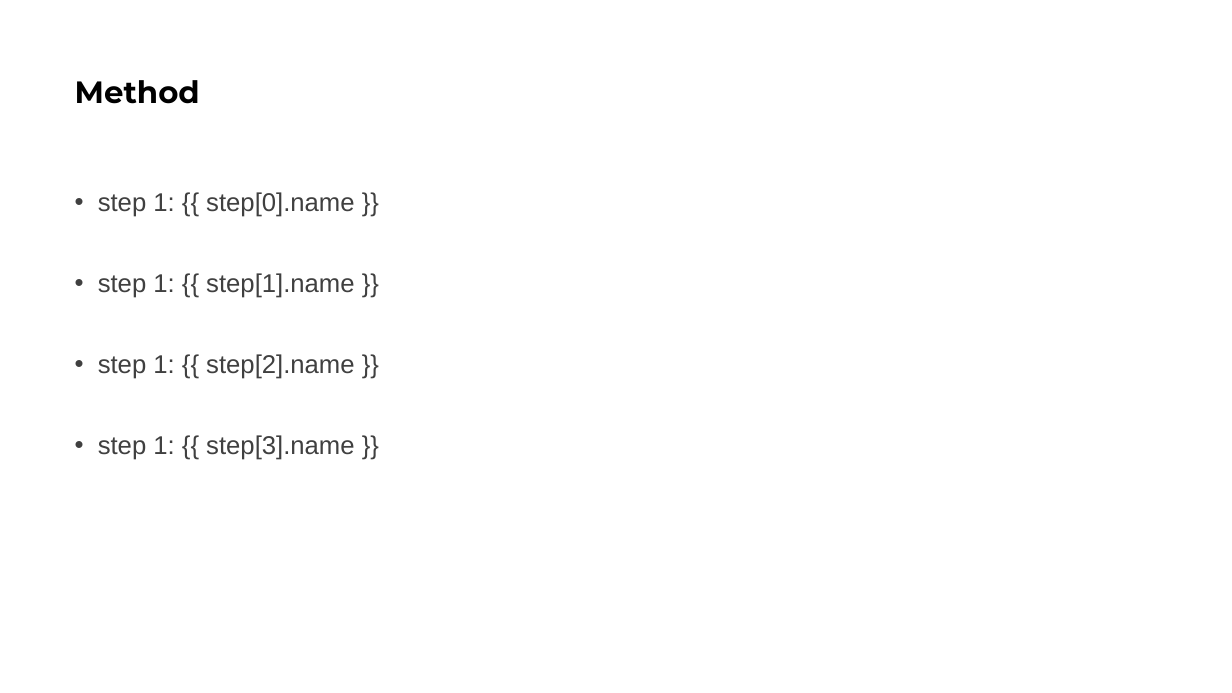
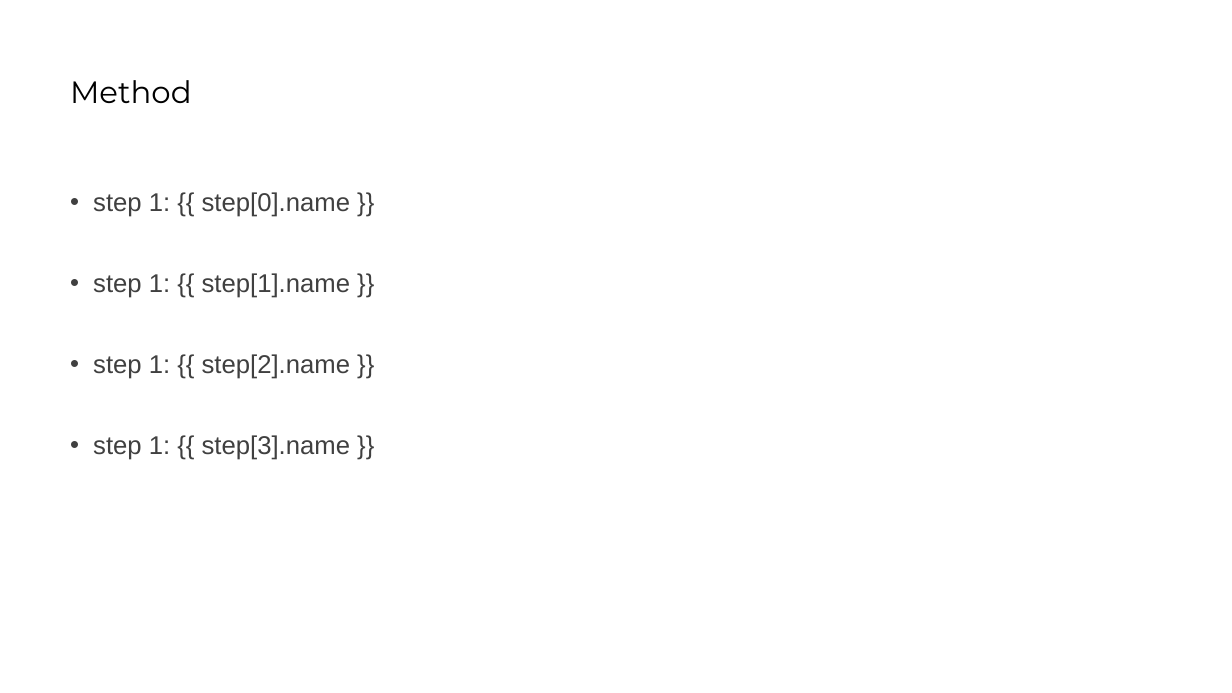
Before and after one commit to Thykof/template-pptx-jinja, a slide deck: slide 3 of example/template.pptx. Drawn at 1232x693 pixels with LibreOffice and Linux fonts; fonts in the diff are those of the drawing. Boxes give left, top, right and bottom in pixels: in the first picture for what was removed or moved away, otherwise in the second. Text is boxed around its words. In the diff, an @@ line names an element or a change of style, - is before the commit and + after.

```diff
--- a/example/template.pptx
+++ b/example/template.pptx
@@ title "Method" at box(70, 80, 192, 103): bold off @@
@@ text "step 1: {{ step[0].name }}": place and size @@
-text "step 1: {{ step[0].name }}" at box(98, 192, 354, 460)
+text "step 1: {{ step[0].name }}" at box(93, 192, 350, 460)
```
Also in this commit, not shown: 2 other slides changed, 1 slide added, 2 other files.
